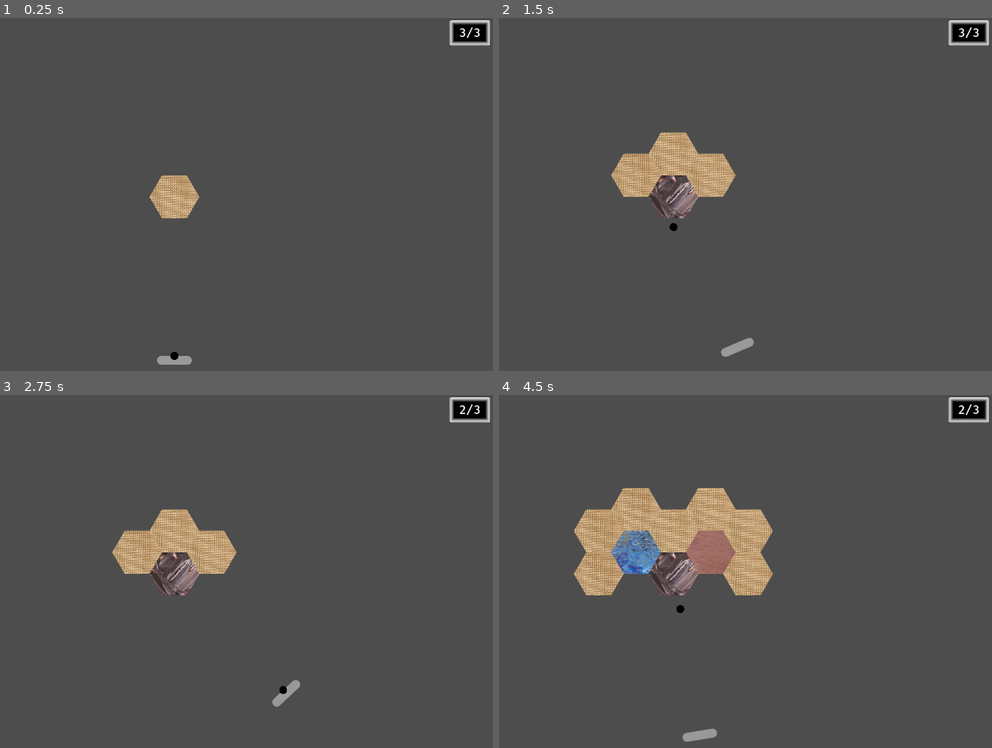
Above: before the commit, frames 1-4 (two rows, left to right).
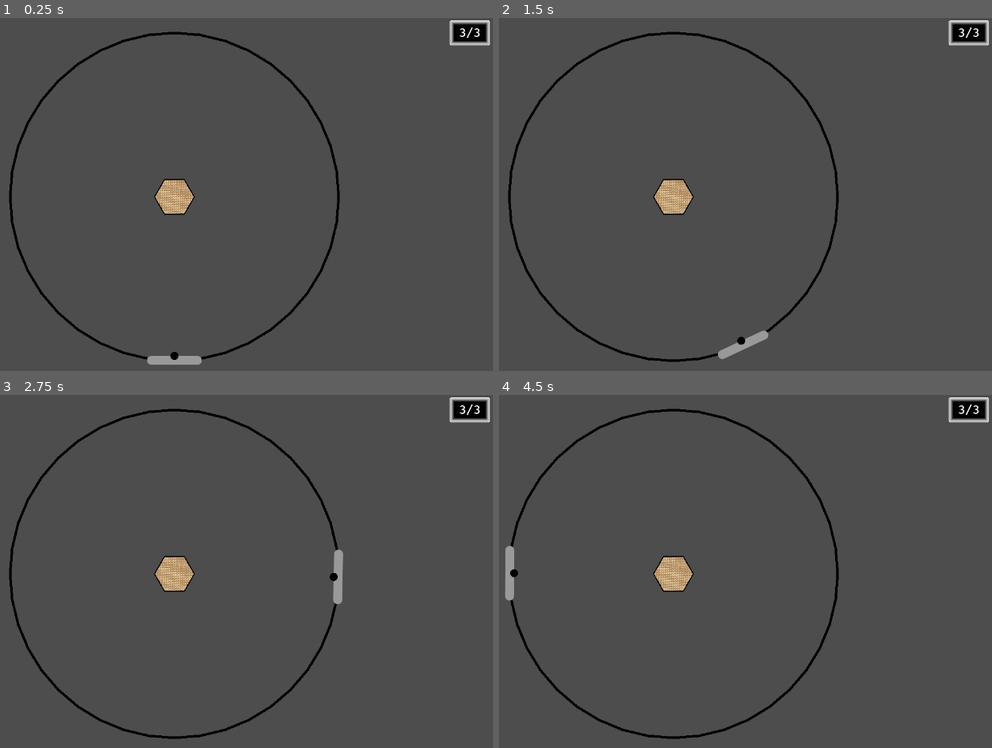
Above: after the commit, the same moments.

Repository: bjornarprytz/delay-discovery
Game: Godot game, scene res://main.tscn
Same seed, same stepped clock (60 frames per second), same inputs: the game is played once before the commit and once after it.
Inputs (mouse positions are in pixels of both pictures, inside the frame that each line leads up to):
- Up to frame 1 (0.25 s): no input
- Up to frame 2 (1.5 s): tap Enter at 0.5 s; hold Right (ui_right) 0.53-1.28 s; tap Space at 0.6, 0.77, 1.07, 1.35 s; click (671, 198) at 0.67 s; move the mouse to (671, 250) at 1.27 s; hold Down (ui_down) from 1.28 s (still down); click (671, 250) at 1.42 s
- Up to frame 3 (2.75 s): tap Space at 1.52, 1.82, 2.1 s; move the mouse to (172, 529) at 2.02 s; release Down (ui_down) at 2.03 s; hold Right (ui_right) from 2.03 s (still down); click (172, 529) at 2.17 s
- Up to frame 4 (4.5 s): move the mouse to (637, 553) at 2.77 s; release Right (ui_right) at 2.78 s; hold Up (ui_up) 2.78-3.53 s; tap Space at 2.85, 3.02, 3.32, 3.6, 3.77, 4.07, 4.35 s; click (637, 553) at 2.92 s; move the mouse to (710, 553) at 3.52 s; hold Left (ui_left) from 3.53 s (still down); click (710, 553) at 3.67 s; move the mouse to (637, 507) at 4.27 s; click (637, 507) at 4.42 s

The runs differ from the first frame. In frame 1, 2.0% of the frame differs, in the area x 1-69%, y 3-99%; in frame 2, 5.3%; in frame 3, 5.5%; in frame 4, 11%, in the area x 1-95%, y 3-99%.

Commit message:
game loop

Diff:
--- a/src/autoloads/utility.gd
+++ b/src/autoloads/utility.gd
@@ -4,7 +4,7 @@
 	var tween = node.create_tween()
 	const shake_duration: float = 0.01
 
-	var n_shakes: int = int(duration / shake_duration)
+	var n_shakes: int = int(duration / (shake_duration*2))
 
 	for i in range(n_shakes):
 		tween.tween_property(node, "position", node.position + Vector2(randf_range(-magnitude, magnitude), randf_range(-magnitude, magnitude)), shake_duration)
--- a/src/ball.gd
+++ b/src/ball.gd
@@ -5,7 +5,7 @@
 @export var bounds_radius: float = 300.0
 
 signal out_of_bounds
-signal hit_tile(tile: Tile, from_coord: Map.Coordinates)
+signal hit_tile(tile: Tile)
 
 
 # Called when the node enters the scene tree for the first time.
@@ -22,8 +22,4 @@
 	if body.owner is Tile:
 		var tile = body.owner as Tile
 
-		var vec = global_position - tile.global_position
-
-		var coord = tile.coordinates.diff(tile.map.point_to_coords(global_position + (vec.normalized() * tile.size)))
-
-		hit_tile.emit(tile, coord)
+		hit_tile.emit(tile)
--- a/src/ball.tscn
+++ b/src/ball.tscn
@@ -1,17 +1,23 @@
-[gd_scene load_steps=3 format=3 uid="uid://b3mq0lw2q8pl4"]
+[gd_scene load_steps=4 format=3 uid="uid://b3mq0lw2q8pl4"]
 
 [ext_resource type="PackedScene" uid="uid://c57sfkee815gl" path="res://map/polygon.tscn" id="1_6on2a"]
 [ext_resource type="Script" path="res://ball.gd" id="1_a5y2h"]
 
+[sub_resource type="PhysicsMaterial" id="PhysicsMaterial_4j1fw"]
+bounce = 1.0
+
 [node name="RB" type="RigidBody2D"]
 collision_layer = 3
 collision_mask = 3
+physics_material_override = SubResource("PhysicsMaterial_4j1fw")
 gravity_scale = 0.0
 continuous_cd = 2
 contact_monitor = true
 max_contacts_reported = 2
 linear_damp_mode = 1
+linear_damp = -0.1
 angular_damp_mode = 1
+angular_damp = -0.1
 script = ExtResource("1_a5y2h")
 
 [node name="Shape" type="CollisionPolygon2D" parent="."]
--- a/src/main.gd
+++ b/src/main.gd
@@ -1,14 +1,17 @@
 extends Node2D
 
-@export var max_lives : int = 3
+const TILES_TO_PLACE_UPON_DISCOVERY = 2
+
+@export var max_lives: int = 5
 
 @onready var map: Map = %Map
 
 @onready var paddle: Paddle = %Paddle
 @onready var lives_text: RichTextLabel = %LivesText
+@onready var bounds: RegularPolygon = %Bounds
 var lives = max_lives;
 
-var live_ball : Ball = null
+var live_ball: Ball = null
 
 func _ready() -> void:
 	live_ball = paddle.prime()
@@ -16,46 +19,43 @@
 	live_ball.hit_tile.connect(_on_ball_hit_tile)
 	map.get_tile(Map.Coordinates.from_vec(Vector2.ZERO)).state = Tile.State.Placed
 
-# Called every frame. 'delta' is the elapsed time since the previous frame.
-func _process(delta: float) -> void:
-	pass
+func _on_ball_hit_tile(tile: Tile):
 
-func _on_ball_hit_tile(tile: Tile, diff: Map.Coordinates):
 	tile.state = Tile.State.Discovered
 
-	var coords = tile.coordinates
+	var tiles = map.get_tiles()
 
-	var newTileCoords = coords.add_coord(diff)
+	tiles.shuffle()
 
-	var newTile = map.get_tile(newTileCoords)
+	var placedTiles = 0
+	var undiscoveredTiles=0
+	for t in tiles:
+		if (t.state == Tile.State.Hidden and placedTiles < TILES_TO_PLACE_UPON_DISCOVERY):
+			t.state = Tile.State.Placed
+			placedTiles += 1
 
-	if (newTile == null):
-		return
-
-	var newTiles = [newTile]
-
-	var n1 = newTile.get_neighbours()
-	var n2 = tile.get_neighbours()
-
-	for t in n1:
-		if t in n2:
-			newTiles.append(t)
-
-	for t in newTiles:
-		if t.state == Tile.State.Hidden:
-			t.state = Tile.State.Placed
+		if (t.state != Tile.State.Discovered):
+			undiscoveredTiles += 1
 
 
+	if undiscoveredTiles == 0:
+		$CanvasLayer/WinText.show()
+		live_ball.sleeping = true
 
 func _on_out_of_bounds():
 	lives -= 1
 
+	bounds.border_color = Color.FIREBRICK
+	lives_text.modulate = Color.FIREBRICK
+	var tween = create_tween().set_parallel()
+	tween.tween_property(bounds, "border_color", Color.BLACK, 0.4)
+	tween.tween_property(lives_text, "modulate", Color.WHITE, 0.4)
+
 	lives_text.text = "%d/%d" % [lives, max_lives]
-
-	print(lives)
 
 	if lives <= 0:
 		Events.game_over.emit()
+		$CanvasLayer/GameOverText.show()
 		return
 
 	live_ball = paddle.prime()
--- a/src/main.tscn
+++ b/src/main.tscn
@@ -1,11 +1,20 @@
-[gd_scene load_steps=4 format=3 uid="uid://cgrejd4v5ywd3"]
+[gd_scene load_steps=5 format=3 uid="uid://cgrejd4v5ywd3"]
 
 [ext_resource type="Script" path="res://main.gd" id="1_36qea"]
 [ext_resource type="PackedScene" uid="uid://crh12xrqxu5pj" path="res://paddle.tscn" id="2_b8pg1"]
 [ext_resource type="PackedScene" uid="uid://b1dfdw4rumhvh" path="res://map/map.tscn" id="2_kyjqu"]
+[ext_resource type="PackedScene" uid="uid://c57sfkee815gl" path="res://map/polygon.tscn" id="4_3fmah"]
 
 [node name="Main" type="Node2D"]
 script = ExtResource("1_36qea")
+
+[node name="Bounds" parent="." instance=ExtResource("4_3fmah")]
+unique_name_in_owner = true
+color = Color(1, 1, 1, 0)
+polygon = PackedVector2Array(330, 0, 325.937, 51.6234, 313.849, 101.976, 294.032, 149.817, 266.976, 193.969, 233.345, 233.345, 193.969, 266.976, 149.817, 294.032, 101.976, 313.849, 51.6234, 325.937, 2.0206e-14, 330, -51.6234, 325.937, -101.976, 313.849, -149.817, 294.032, -193.969, 266.976, -233.345, 233.345, -266.976, 193.969, -294.032, 149.817, -313.849, 101.976, -325.937, 51.6234, -330, 4.0412e-14, -325.937, -51.6234, -313.849, -101.976, -294.032, -149.817, -266.976, -193.969, -233.345, -233.345, -193.969, -266.976, -149.817, -294.032, -101.976, -313.849, -51.6234, -325.937, -6.0618e-14, -330, 51.6234, -325.937, 101.976, -313.849, 149.817, -294.032, 193.969, -266.976, 233.345, -233.345, 266.976, -193.969, 294.032, -149.817, 313.849, -101.976, 325.937, -51.6234)
+size = 330.0
+n_sides = 40
+border_width = 5.0
 
 [node name="CanvasLayer" type="CanvasLayer" parent="."]
 
@@ -29,9 +38,47 @@
 fit_content = true
 autowrap_mode = 0
 
+[node name="GameOverText" type="RichTextLabel" parent="CanvasLayer"]
+visible = false
+anchors_preset = 8
+anchor_left = 0.5
+anchor_top = 0.5
+anchor_right = 0.5
+anchor_bottom = 0.5
+offset_left = -20.0
+offset_top = -20.0
+offset_right = 20.0
+offset_bottom = 20.0
+grow_horizontal = 2
+grow_vertical = 2
+theme_override_font_sizes/normal_font_size = 128
+bbcode_enabled = true
+text = "[rainbow]GAME OVER"
+fit_content = true
+autowrap_mode = 0
+
+[node name="WinText" type="RichTextLabel" parent="CanvasLayer"]
+visible = false
+anchors_preset = 8
+anchor_left = 0.5
+anchor_top = 0.5
+anchor_right = 0.5
+anchor_bottom = 0.5
+offset_left = -20.0
+offset_top = -20.0
+offset_right = 20.0
+offset_bottom = 20.0
+grow_horizontal = 2
+grow_vertical = 2
+theme_override_font_sizes/normal_font_size = 128
+bbcode_enabled = true
+text = "[rainbow]WIN"
+fit_content = true
+autowrap_mode = 0
+
 [node name="Map" parent="." instance=ExtResource("2_kyjqu")]
 unique_name_in_owner = true
-tileSize = 50.0
+tileSize = 40.0
 radius = 4
 
 [node name="Paddle" parent="." node_paths=PackedStringArray("center") instance=ExtResource("2_b8pg1")]
--- a/src/map/polygon.gd
+++ b/src/map/polygon.gd
@@ -35,12 +35,16 @@
 		if (border_color == value):
 			return
 		border_color = value
+		if (border != null):
+			border.default_color = border_color
 
 @export var border_width: float:
 	set(value):
 		if (border_width == value):
 			return
 		border_width = value
+		if (border != null):
+			border.width = border_width
 
 @export var clickable: bool:
 	set(value):
--- a/src/map/tile.gd
+++ b/src/map/tile.gd
@@ -43,6 +43,9 @@
 					TileInfo.TerrainType.Plains:
 						texture.texture = preload("res://assets/img/Plains.jpg")
 
+				border.border_color = Color.WEB_GRAY
+				border.border_width = 1
+				Utility.jelly_scale(self, 0.69)
 				texture.position += (Utility.random_vector() * 50.0)
 		state_changed.emit(old_state, state)
 
@@ -55,6 +58,8 @@
 		return shape.size
 	set(value):
 		shape.size = value
+
+@onready var border: RegularPolygon = %Border
 
 @onready var body: StaticBody2D = %Body
 @onready var body_shape: CollisionPolygon2D = %Body/Shape
--- a/src/map/tile.tscn
+++ b/src/map/tile.tscn
@@ -5,7 +5,7 @@
 [ext_resource type="Texture2D" uid="uid://cr76g0j4scvio" path="res://assets/img/Back.jpg" id="3_pkam4"]
 
 [sub_resource type="PhysicsMaterial" id="PhysicsMaterial_5r7re"]
-bounce = 1.0
+bounce = 2.0
 
 [node name="Tile" type="Node2D"]
 script = ExtResource("1_8g4um")
@@ -24,16 +24,18 @@
 monitoring = false
 gravity_space_override = 3
 gravity_point = true
+gravity_point_unit_distance = 50.0
 gravity_point_center = Vector2(0, 0)
 gravity_direction = Vector2(0, 0)
+gravity = -500.0
 
 [node name="Shape" type="CollisionPolygon2D" parent="EffectArea"]
 polygon = PackedVector2Array(50, 0, 25, 43.3013, -25, 43.3013, -50, 6.12303e-15, -25, -43.3013, 25, -43.3013)
 
 [node name="Shape" parent="." instance=ExtResource("1_jf52k")]
 clip_children = 1
-polygon = PackedVector2Array(50, 0, 25, 43.3013, -25, 43.3013, -50, 6.12303e-15, -25, -43.3013, 25, -43.3013)
-size = 50.0
+polygon = PackedVector2Array(40, 0, 20, 34.641, -20, 34.641, -40, 4.89843e-15, -20, -34.641, 20, -34.641)
+size = 40.0
 
 [node name="Texture" type="TextureRect" parent="Shape"]
 unique_name_in_owner = true
@@ -43,6 +45,13 @@
 offset_bottom = 3833.0
 scale = Vector2(0.1, 0.1)
 texture = ExtResource("3_pkam4")
+
+[node name="Border" parent="." instance=ExtResource("1_jf52k")]
+unique_name_in_owner = true
+color = Color(1, 1, 1, 0)
+polygon = PackedVector2Array(40, 0, 20, 34.641, -20, 34.641, -40, 4.89843e-15, -20, -34.641, 20, -34.641)
+size = 40.0
+border_width = 2.0
 
 [node name="Debug" type="Node2D" parent="."]
 visible = false
--- a/src/paddle.gd
+++ b/src/paddle.gd
@@ -6,15 +6,17 @@
 @export var center: Node2D
 @export var radius: float = 300.0
 
-var _ball : Ball = null
+var _ball: Ball = null
 
-var move_factor : float = 0.0
-var inertia : float = 0.0
+var move_factor: float = 0.0
+var inertia: float = 0.0
 
-const MOVE_SPEED : float = 20.0
-const MAX_SPEED : float = 25.0
+const MOVE_SPEED: float = 20.0
+const MAX_SPEED: float = 25.0
 const accel: float = 4.0
 const decel: float = 10.0
+
+var target_rotation: float = 0.0
 
 # Called when the node enters the scene tree for the first time.
 func _ready() -> void:
@@ -23,26 +25,35 @@
 
 # Called every frame. 'delta' is the elapsed time since the previous frame.
 func _process(delta: float) -> void:
-	if (move_factor == 0.0):
-		inertia = max(0.0, inertia - (decel * delta))
-	else:
-		inertia = min(MAX_SPEED, inertia + (accel * delta))
+	var inputVector = Input.get_vector("ui_left", "ui_right", "ui_down", "ui_up")
 
-	rotation_degrees += (MOVE_SPEED * delta * move_factor * inertia)
+	if (inputVector.length() > .8):
+		target_rotation = -rad_to_deg(inputVector.angle()) - 90.0
+
+	# Move the paddle, but as it crosses from 0 to 360, we need to adjust the rotation
+	var current_rotation = fmod(rotation_degrees, 360.0)
+	var diff = target_rotation - current_rotation
+
+	if diff > 180:
+		diff -= 360
+	elif diff < -180:
+		diff += 360
+
+	rotation_degrees = lerp(current_rotation, current_rotation + diff, 0.1)
 
 func _input(event: InputEvent) -> void:
+
 	if event.is_action_pressed("ui_left") or event.is_action_released("ui_right"):
 		move_factor += 1.0
 	if event.is_action_pressed("ui_right") or event.is_action_released("ui_left"):
 		move_factor -= 1.0
 
 
-
-	if _ball != null and ((event is InputEventMouseButton and event.is_pressed()) or (event is InputEventKey and event.is_pressed() and event.keycode == KEY_SPACE)):
+	if _ball != null and event is InputEventJoypadButton and event.is_pressed() and event.button_index == JOY_BUTTON_A:
 		_ball.sleeping = false
 		_ball.reparent(get_tree().root)
 		var impulse = center.global_position - global_position
-		_ball.apply_impulse( impulse)
+		_ball.apply_impulse(impulse)
 		_ball = null
 
 func prime() -> Ball:
--- a/src/paddle.tscn
+++ b/src/paddle.tscn
@@ -9,11 +9,11 @@
 corner_radius_bottom_left = 9
 
 [sub_resource type="PhysicsMaterial" id="PhysicsMaterial_ncc7w"]
-bounce = 1.0
+bounce = 2.0
 
 [sub_resource type="CapsuleShape2D" id="CapsuleShape2D_fypn4"]
 radius = 9.0
-height = 70.0
+height = 110.0
 
 [node name="Paddle" type="Control"]
 layout_mode = 3
@@ -22,8 +22,8 @@
 
 [node name="Visual" type="Panel" parent="."]
 layout_mode = 0
-offset_left = -35.0
-offset_right = 35.0
+offset_left = -55.0
+offset_right = 55.0
 offset_bottom = 18.0
 theme_override_styles/panel = SubResource("StyleBoxFlat_fsyeq")
 
--- a/src/project.godot
+++ b/src/project.godot
@@ -47,6 +47,11 @@
 2d_physics/layer_1="paddle"
 2d_physics/layer_2="tile"
 
+[physics]
+
+3d/default_gravity=0.0
+3d/default_gravity_vector=Vector3(0, 0, 0)
+
 [rendering]
 
 renderer/rendering_method="gl_compatibility"
Not shown, changed: readme.md
